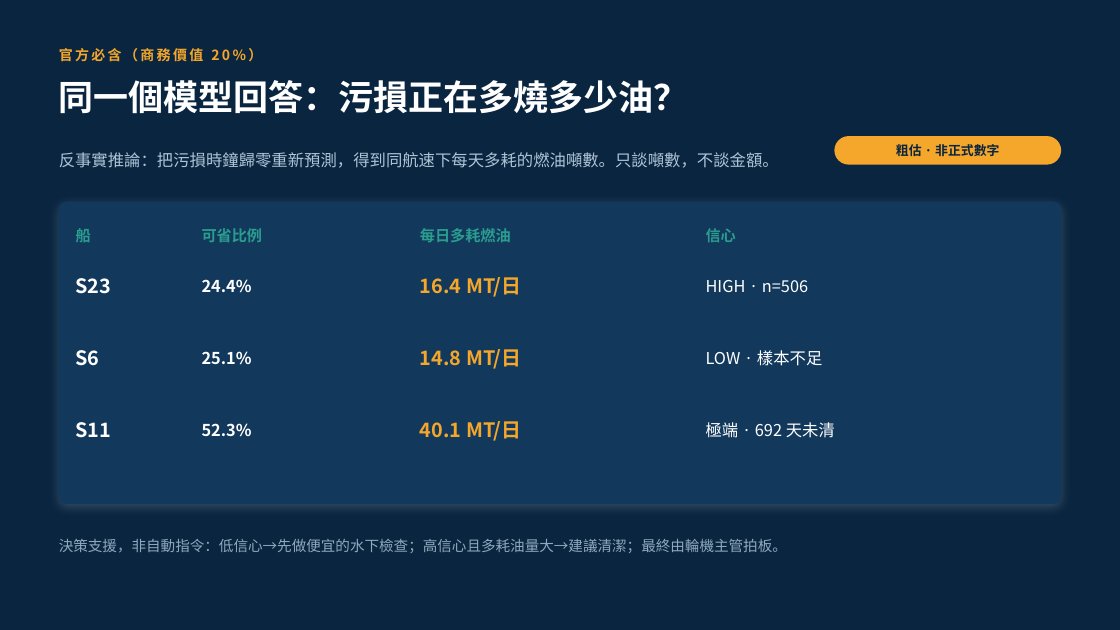
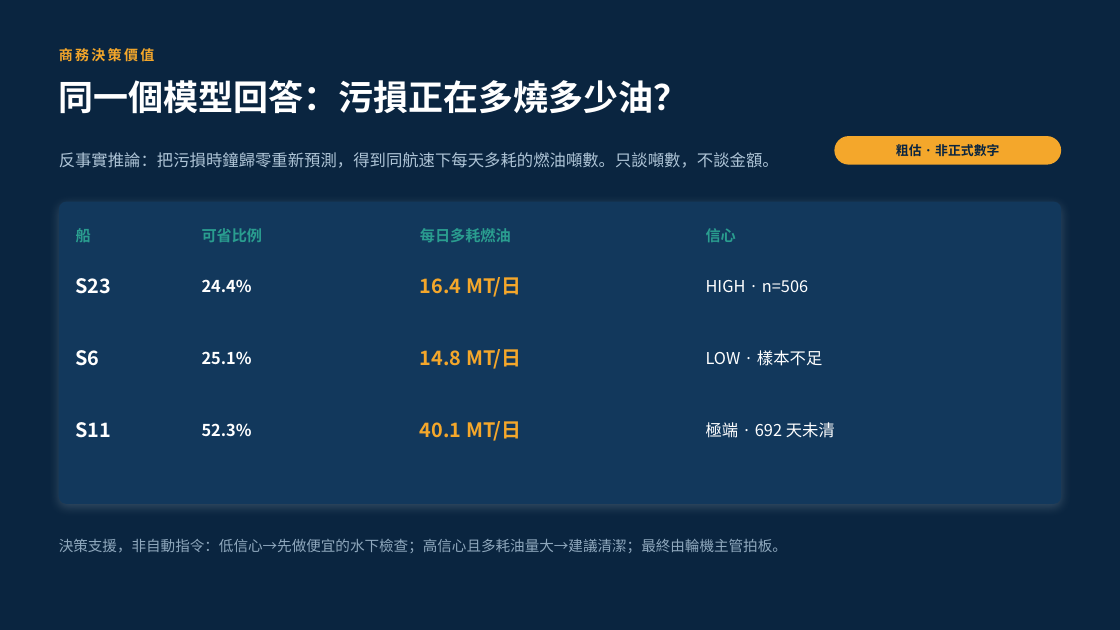
Before and after one commit to wsx5031060310guy/fleetmind-yang-ming-hackathon, a slide deck: slide 8 of apps/api/src/main/resources/static/proposal/fleetmind-proposal-deck.pptx. Drawn at 1120x630 pixels with LibreOffice and Linux fonts; fonts in the diff are those of the drawing. Boxes give left, top, right and bottom in pixels: in the first picture for what was removed or moved away, otherwise in the second. Text is boxed around its words. In the diff, an @@ line names an element or a change of style, - is before the commit and + after.

```diff
--- a/apps/api/src/main/resources/static/proposal/fleetmind-proposal-deck.pptx
+++ b/apps/api/src/main/resources/static/proposal/fleetmind-proposal-deck.pptx
@@ text at <box>59,48,155,62</box>: text changed @@
-官方必含（商務價值 20%）
+商務決策價值
```
Also in this commit, not shown: 3 other slides changed, 33 other files.
